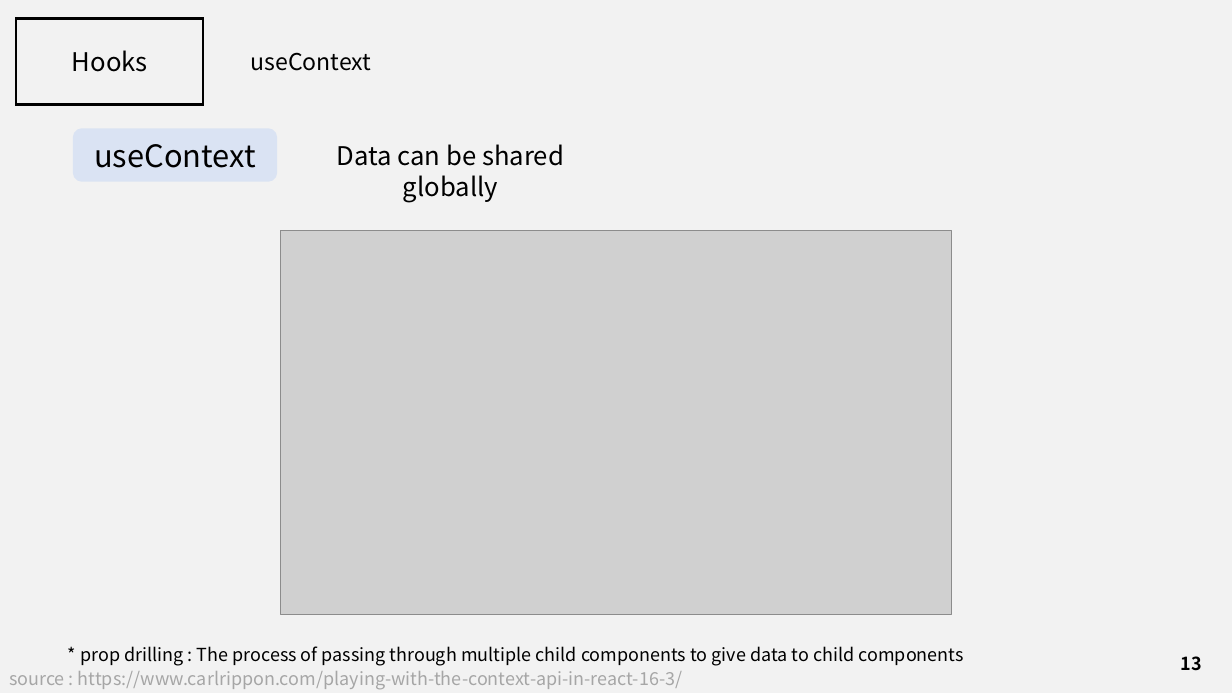
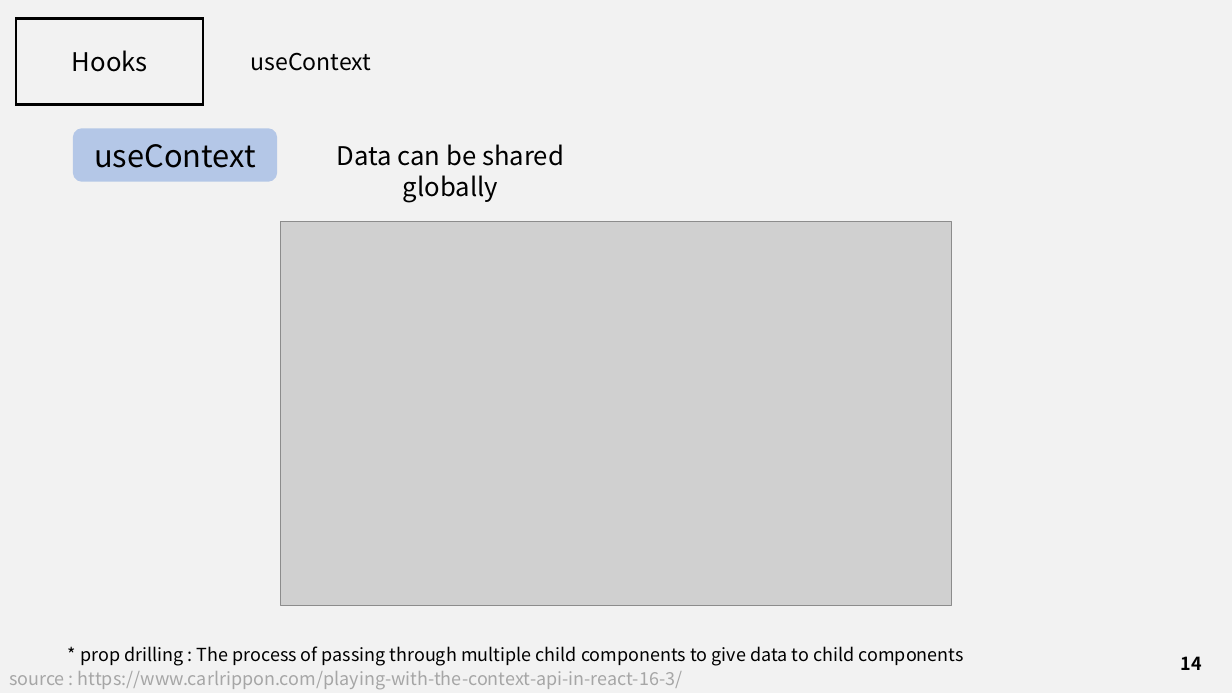
Before and after one commit to J3SUNG/Seminar, a slide deck: slide 14 of 210229_React_Hooks.pptx (slide 13 before the commit). Drawn at 1232x693 pixels with LibreOffice and Linux fonts; fonts in the diff are those of the drawing; grey boxes stand for pictures. Boxes give left, top, right and bottom in pixels: in the first picture for what was removed or moved away, otherwise in the second. Text is boxed around its words. In the diff, an @@ line names an element or a change of style, - is before the commit and + after.

```diff
--- a/210229_React_Hooks.pptx
+++ b/210229_React_Hooks.pptx
@@ rounded rectangle "useContext" at (x1=73, y1=128, x2=277, y2=182): fill #DAE3F3 to #B4C7E7 @@
@@ picture moved from (x1=280, y1=231, x2=952, y2=615) to (x1=280, y1=222, x2=952, y2=605) @@
@@ page number at (x1=1181, y1=656, x2=1202, y2=670): text changed @@
-13
+14
```
Also in this commit, not shown: 20 other slides changed, 1 slide added, 1 other file.
